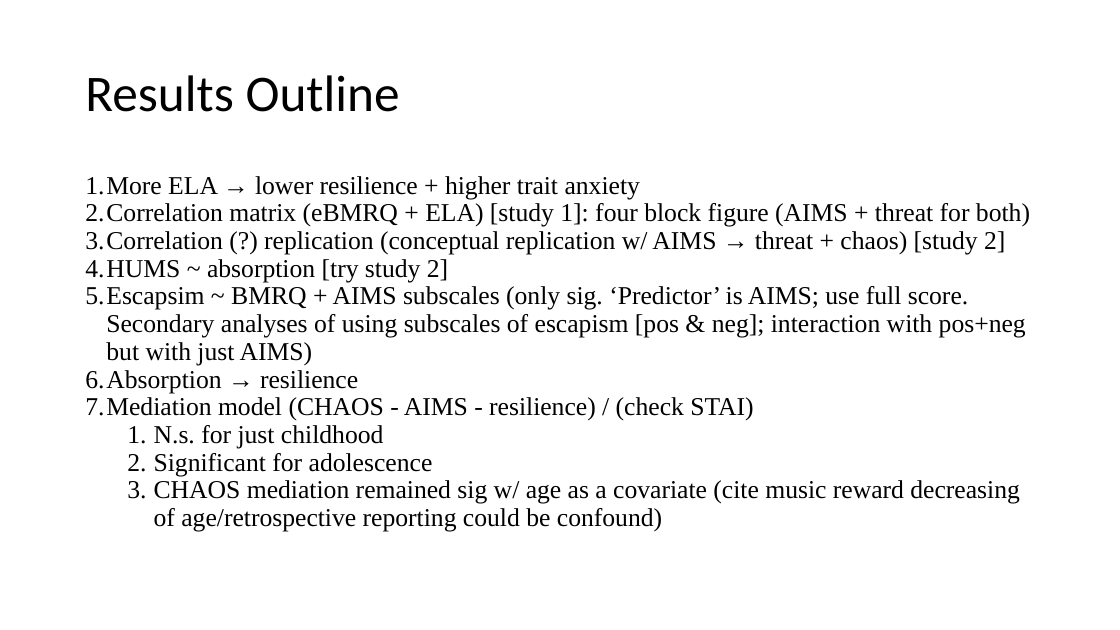
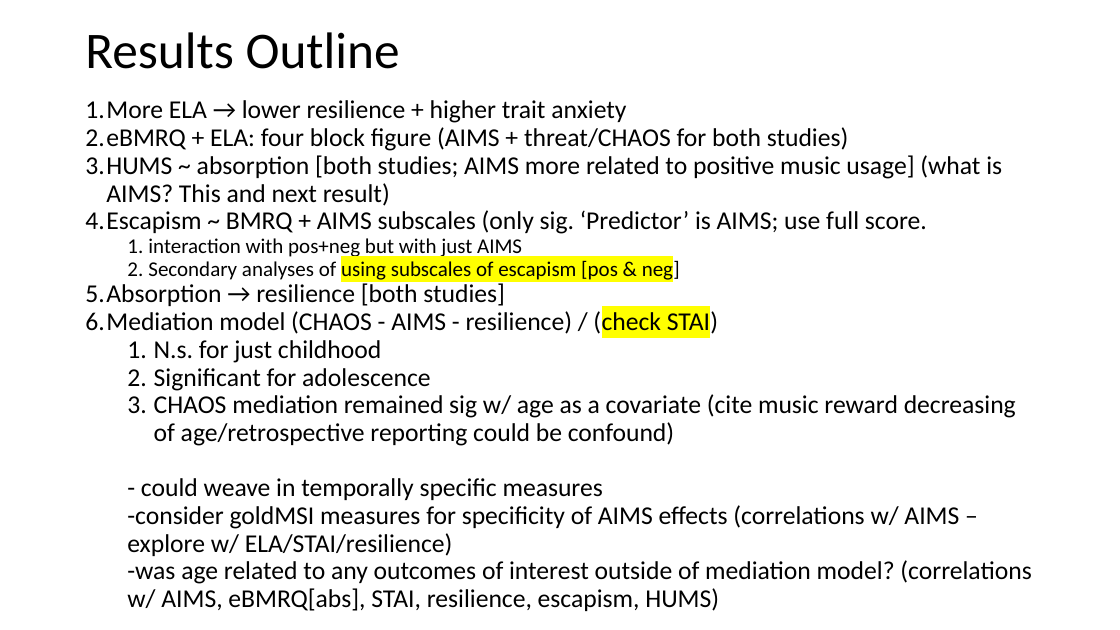
Before and after one commit to njk2136/TEAM, a slide deck: slide 2 of figures/AIMS_paper/AIMS_paperfigures.pptx (slide 3 before the commit). Drawn at 1120x630 pixels with LibreOffice and Linux fonts; fonts in the diff are those of the drawing. Boxes give left, top, right and bottom in pixels: in the first picture for what was removed or moved away, otherwise in the second. Text is boxed around its words. In the diff, an @@ line names an element or a change of style, - is before the commit and + after.

Commit message:
updates to absorption plots

```diff
--- a/figures/AIMS_paper/AIMS_paperfigures.pptx
+++ b/figures/AIMS_paper/AIMS_paperfigures.pptx
@@ title "Results Outline": place and size @@
-title "Results Outline" at [85,75,400,112]
+title "Results Outline" at [85,32,400,69]
@@ text "More ELA → lower resilience ...": place and size @@
-text "More ELA → lower resilience ..." at [85,176,1030,532]
+text "More ELA → lower resilience ..." at [85,100,1031,611]
@@ text at [85,100,1016,446]: font Times New Roman to Calibri in "More ELA → lower resilience + higher ...", "Mediation model (CHAOS - AIMS - resilience) ...", "N.s. for just childhood", "Significant for adolescence" and 1 more places; highlight none to #FFFF00 in "(check STAI)" @@
@@ text at [85,127,1002,306]: text changed; font Times New Roman to Calibri @@
-2. Correlation matrix (eBMRQ + ELA) [study 1]: four block figure (AIMS + threat for both)
-3. Correlation (?) replication (conceptual replication w/ AIMS → threat + chaos) [study 2]
-4. HUMS ~ absorption [try study 2]
-5. Escapsim ~ BMRQ + AIMS subscales (only sig. ‘Predictor’ is AIMS; use full score. Secondary analyses of using subscales of escapism [pos & neg]; interaction with pos+neg but with just AIMS)
-6. Absorption → resilience
+2. eBMRQ + ELA: four block figure (AIMS + threat/CHAOS for both studies)
+3. HUMS ~ absorption [both studies; AIMS more related to positive music usage] (what is AIMS? This and next result)
+4. Escapism ~ BMRQ + AIMS subscales (only sig. ‘Predictor’ is AIMS; use full score.
+  1. interaction with pos+neg but with just AIMS
+  2. Secondary analyses of using subscales of escapism [pos & neg]
+5. Absorption → resilience [both studies]
@@ text at [127,478,1031,611]: paragraphs added @@
+  - could weave in temporally specific measures
+  -consider goldMSI measures for specificity of AIMS effects (correlations w/ AIMS – explore w/ ELA/STAI/resilience)
+  -was age related to any outcomes of interest outside of mediation model? (correlations w/ AIMS, eBMRQ[abs], STAI, resilience, escapism, HUMS)
```
Also in this commit, not shown: 2 other slides changed, 2 slides added, 5 slides removed, 13 other files.
